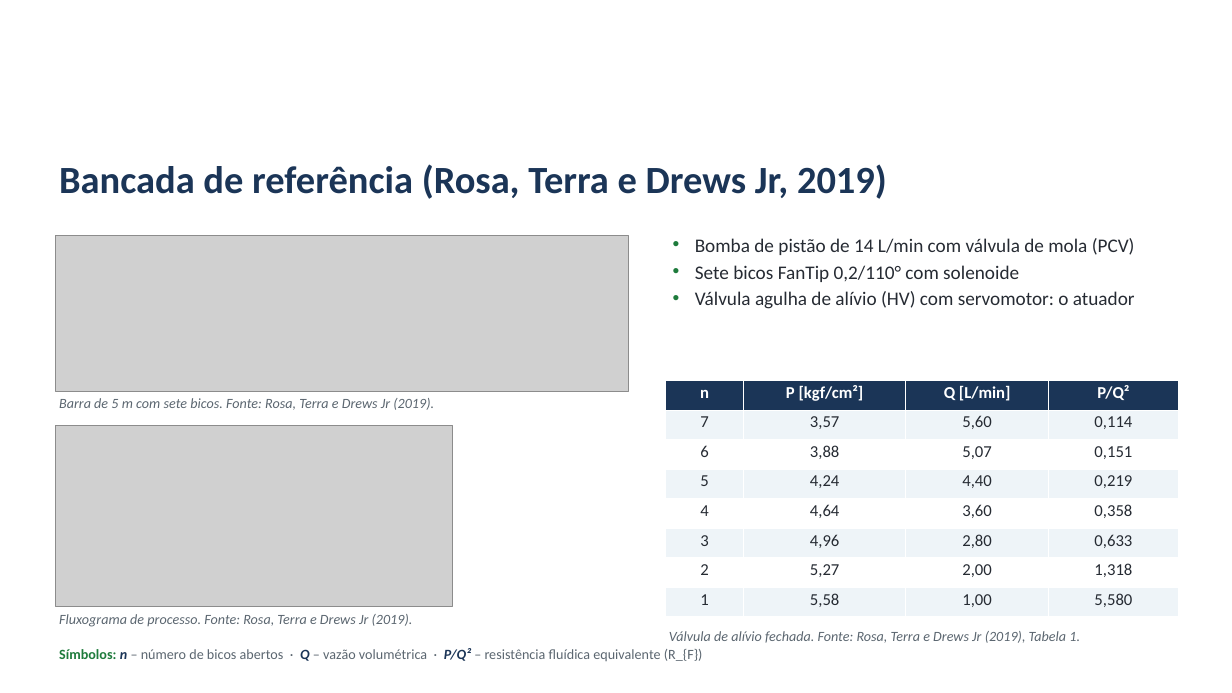
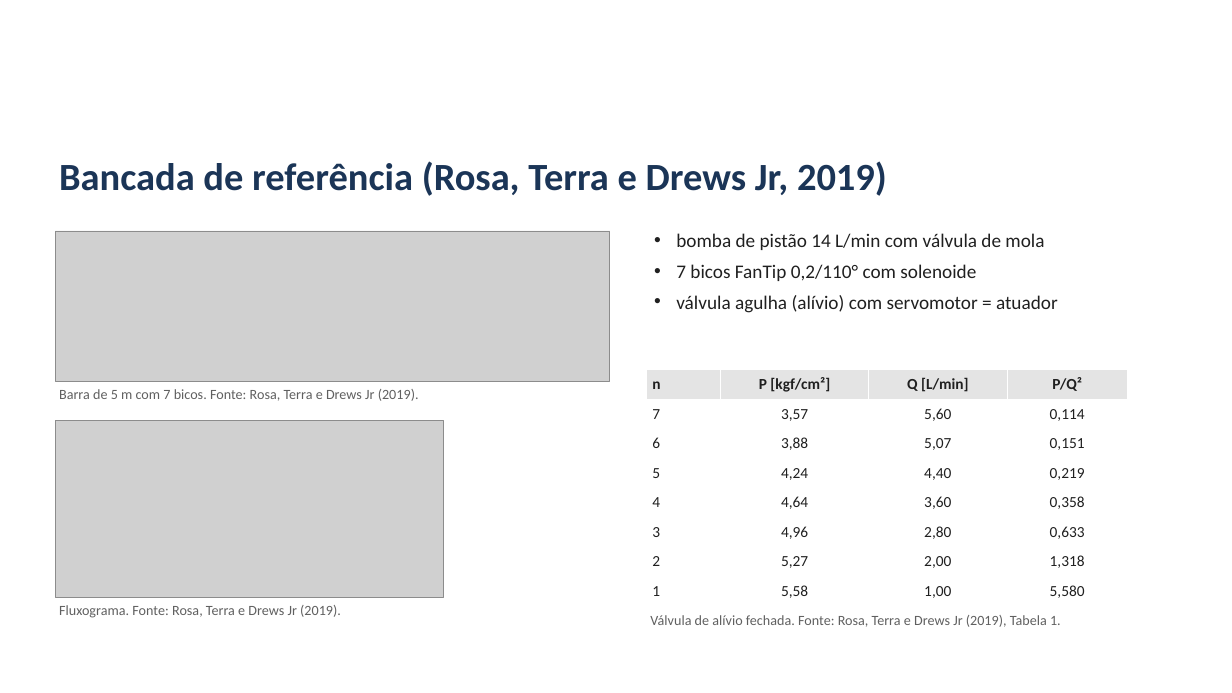
Before and after one commit to alexteroltismart/tcc, a slide deck: slide 6 of docs/Apresentacao_Banca_TCC_v25.pptx. Drawn at 1232x693 pixels with LibreOffice and Linux fonts; fonts in the diff are those of the drawing; grey boxes stand for pictures; background and template pictures are left out. Boxes give left, top, right and bottom in pixels: in the first picture for what was removed or moved away, otherwise in the second. Text is boxed around its words. In the diff, an @@ line names an element or a change of style, - is before the commit and + after.

```diff
--- a/docs/Apresentacao_Banca_TCC_v25.pptx
+++ b/docs/Apresentacao_Banca_TCC_v25.pptx
@@ text "Bancada de referência (Rosa, Terra ..." at <box>59,161,887,196</box>: vertical alignment middle to top @@
@@ picture: place and size @@
-picture at <box>55,236,628,391</box>
+picture at <box>55,231,610,382</box>
@@ text at <box>676,233,1058,313</box>: text changed; text colour #262B33 to #202020 @@
-• Bomba de pistão de 14 L/min com válvula de mola (PCV)
-• Sete bicos FanTip 0,2/110° com solenoide
-• Válvula agulha de alívio (HV) com servomotor: o atuador
+• bomba de pistão 14 L/min com válvula de mola
+• 7 bicos FanTip 0,2/110° com solenoide
+• válvula agulha (alívio) com servomotor = atuador
@@ text at <box>59,389,419,401</box>: text changed; text colour #5B6670 to #606060; italic off @@
-Barra de 5 m com sete bicos. Fonte: Rosa, Terra e Drews Jr (2019).
+Barra de 5 m com 7 bicos. Fonte: Rosa, Terra e Drews Jr (2019).
@@ table at <box>647,370,1128,606</box> @@
@@ fill #1B3557 to #E4E4E4 in row 1 @@
@@ fill #EEF4F8 to #FFFFFF in 16 cells @@
@@ size 13 to 12 pt @@
@@ text colour #FFFFFF to #202020 in "n", "P [kgf/cm²]", "Q [L/min]", "P/Q²" @@
@@ text colour #262B33 to #202020 in "7", "3,57", "5,60", "0,114" and 24 more places @@
@@ alignment centre to left @@
@@ borders changed @@
@@ table: place and size @@
-table at <box>665,381,1178,617</box>
+table at <box>647,370,1128,606</box>
@@ picture: place and size @@
-picture at <box>55,425,453,606</box>
+picture at <box>55,421,444,597</box>
@@ text at <box>59,605,341,618</box>: text changed; text colour #5B6670 to #606060; italic off @@
-Fluxograma de processo. Fonte: Rosa, Terra e Drews Jr (2019).
+Fluxograma. Fonte: Rosa, Terra e Drews Jr (2019).
@@ text "Válvula de alívio fechada. Fonte: ...": place and size @@
-text "Válvula de alívio fechada. Fonte: ..." at <box>669,631,1080,643</box>
+text "Válvula de alívio fechada. Fonte: ..." at <box>650,615,1061,627</box>
@@ text "Válvula de alívio fechada. Fonte: ..." at <box>650,615,1061,627</box>: text colour #5B6670 to #606060, italic off @@
@@ text removed at <box>59,648,703,661</box> @@
-Símbolos: n – número de bicos abertos · Q – vazão volumétrica · P/Q² – resistência fluídica equivalente (R_{F})
```
Also in this commit, not shown: 24 other slides changed, 1 slide removed, 4 other files.
